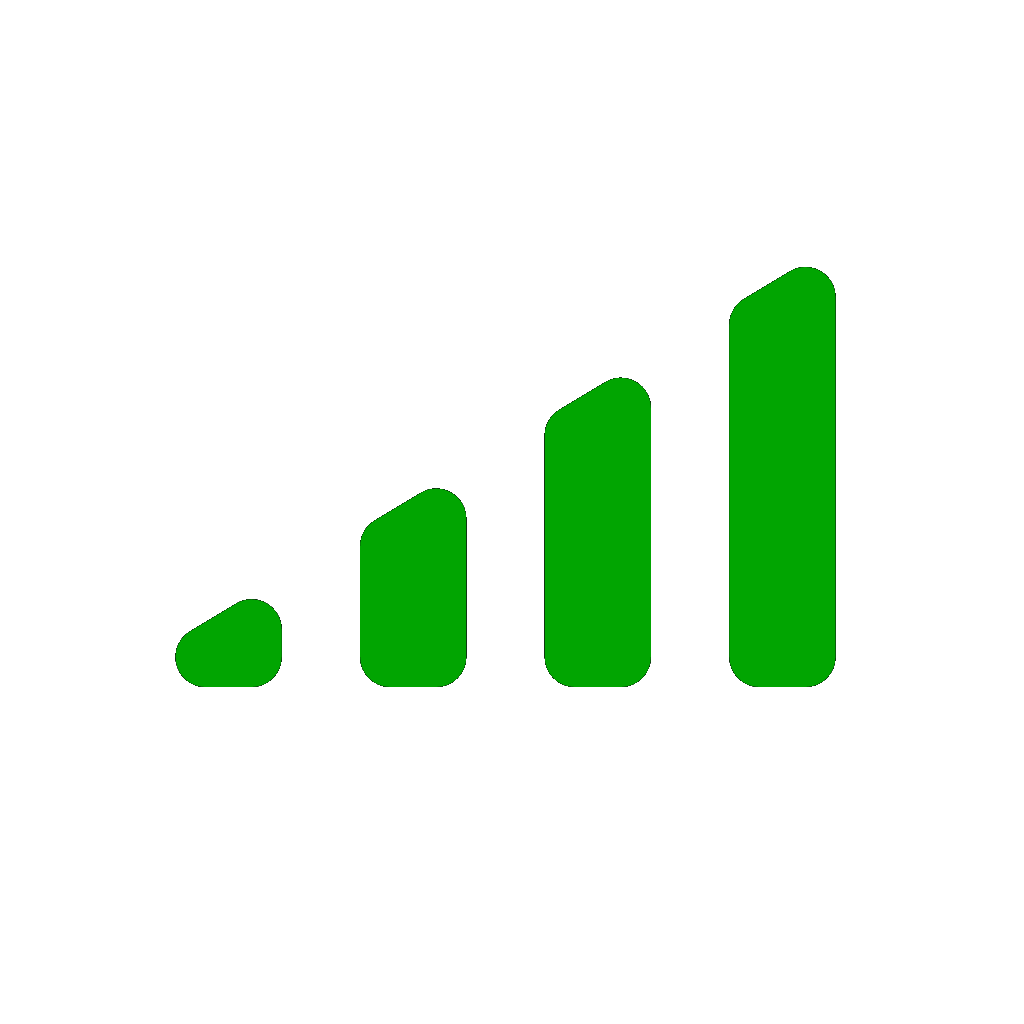
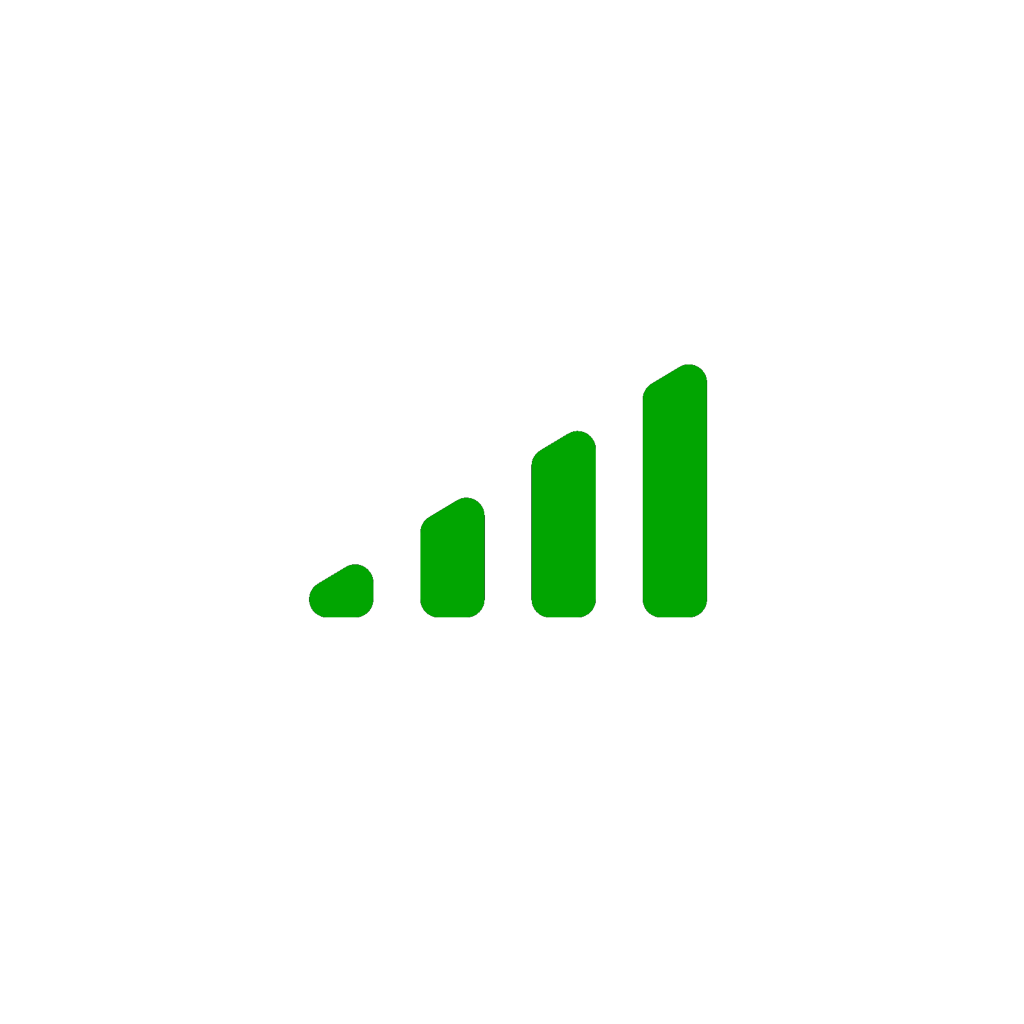
Before/after of a 1024 x 1024 layered artwork. What changed in the layer stack:
painted on "Pasted Layer #2" over [175, 267, 836, 687]
